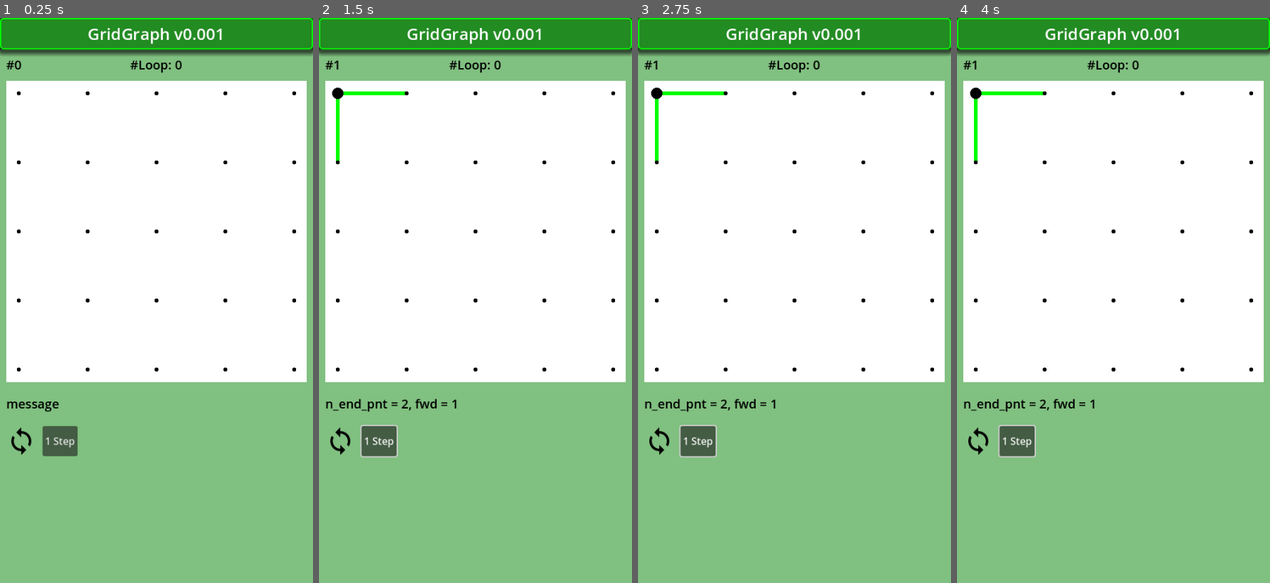
Above: before the commit, frames 1-4 (left to right).
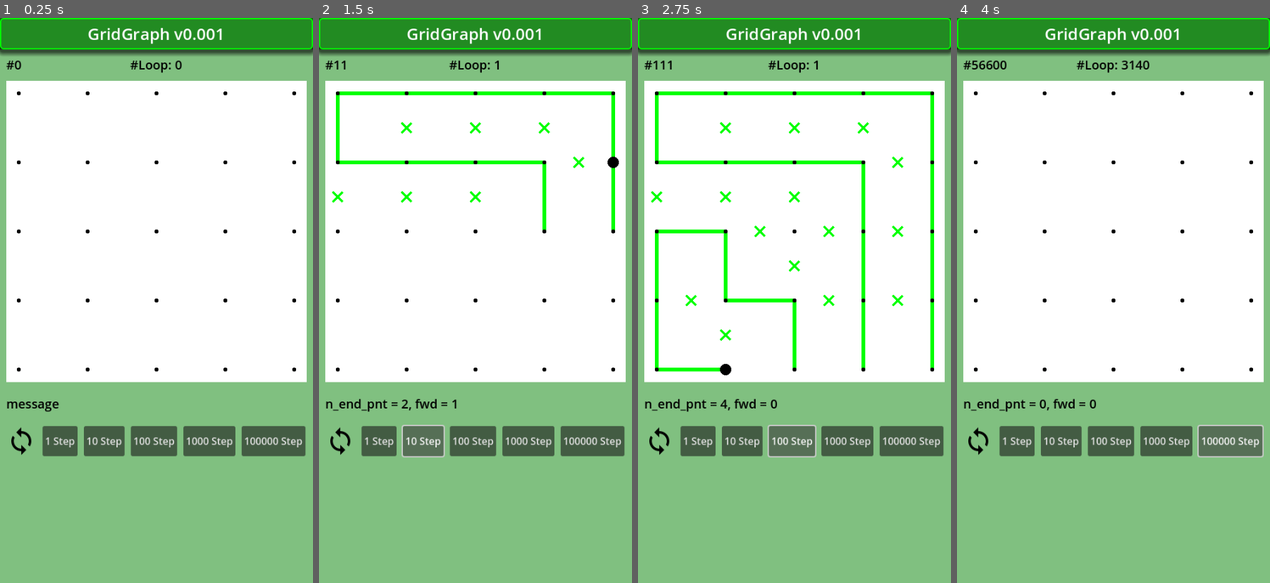
Above: after the commit, the same moments.

Repository: vivisuke/GridGraph
Game: Godot game, scene res://main.tscn
Two runs of this game, one before a commit and one after it. Both use one fixed random seed, a clock stepped at 60 frames per second and the inputs below.
Inputs (mouse positions are in pixels of both pictures, inside the frame that each line leads up to):
- Up to frame 1 (0.25 s): no input
- Up to frame 2 (1.5 s): click "1 Step" at 0.5 s; click (422, 441) at 1.25 s, where only the run after the commit has a clickable "10 Step"
- Up to frame 3 (2.75 s): click (791, 441) at 2 s, where only the run after the commit has a clickable "100 Step"
- Up to frame 4 (4 s): click (1166, 441) at 2.75 s, where only the run after the commit has a clickable "1000 Step"; click (1229, 441) at 3.5 s, where only the run after the commit has a clickable "100000 Step"

The runs differ from the first frame. In frame 1, 3.5% of the frame differs, in the area x 26-98%, y 72-78%; in frame 2, 5.6%; in frame 3, 7.7%, in the area x 4-98%, y 7-78%; in frame 4, 4.5%.

Commit message:
0044 ◎ C 03/23 03/24 0.001│ToDo│10, 100, 1000 Step ボタン追加

Diff:
--- a/GridGraph/main.tscn
+++ b/GridGraph/main.tscn
@@ -88,5 +88,25 @@
 layout_mode = 2
 text = "1 Step"
 
+[node name="Step10Button" type="Button" parent="HBC1"]
+layout_mode = 2
+text = "10 Step"
+
+[node name="Step100Button" type="Button" parent="HBC1"]
+layout_mode = 2
+text = "100 Step"
+
+[node name="Step1000Button" type="Button" parent="HBC1"]
+layout_mode = 2
+text = "1000 Step"
+
+[node name="Step10000Button" type="Button" parent="HBC1"]
+layout_mode = 2
+text = "100000 Step"
+
 [connection signal="pressed" from="HBC1/RestartButton" to="." method="_on_restart_button_pressed"]
 [connection signal="pressed" from="HBC1/Step1Button" to="." method="_on_step_1_button_pressed"]
+[connection signal="pressed" from="HBC1/Step10Button" to="." method="_on_step_10_button_pressed"]
+[connection signal="pressed" from="HBC1/Step100Button" to="." method="_on_step_100_button_pressed"]
+[connection signal="pressed" from="HBC1/Step1000Button" to="." method="_on_step_1000_button_pressed"]
+[connection signal="pressed" from="HBC1/Step10000Button" to="." method="_on_step_10000_button_pressed"]
--- a/GridGraph/scripts/Board.gd
+++ b/GridGraph/scripts/Board.gd
@@ -222,7 +222,7 @@
 	clear_edges()
 func find_all_loop_SBS():
 	if finished: return
-	check_wall()
+	#check_wall()
 	n_step += 1
 	is_loop = false
 	if fwd:		# 末端に向かって探索中
@@ -258,7 +258,7 @@
 					make_v_unlink(ix)
 				else:
 					pass
-			check_wall()
+			#check_wall()
 		else:	# バックトラッキング中
 			if h_link[ix] == LINKED && v_link[ix] == LINKED:
 				unmake_v_link(ix)
@@ -269,16 +269,15 @@
 			else:
 				if h_link[ix] == UNLINKED: unmake_h_unlink(ix)
 				if v_link[ix] == UNLINKED: unmake_v_unlink(ix)
-			check_wall()
+			#check_wall()
 	elif ul_degree[ix] == 1:			# 上・左 片方のみ接続済みの場合
 		if fwd:
 			if h_link[ix] == EMPTY:
-				var m0 = mate[ix]
-				#var m1 = mate[ix+1]
+
 				make_h_link(ix)
 				if v_link[ix] == EMPTY:		# 下端でない場合
 					make_v_unlink(ix)
-				if mate[ix] == 0 && mate[ix+1] == 0 && m0 == ix+1:
+				if mate[ix] == 0 && mate[ix+1] == 0:
 					if n_end_pnt == 0:	# 閉路
 						print("loop found.")
 						is_loop = true
@@ -289,7 +288,7 @@
 				make_v_link(ix)
 			else:
 				fwd = false
-			check_wall()
+			#check_wall()
 		else:
 			if h_link[ix] == LINKED:
 				unmake_h_link(ix)
@@ -305,16 +304,16 @@
 					unmake_h_unlink(ix)
 				if v_link[ix] == LINKED:
 					unmake_v_link(ix)
-			check_wall()
+			#check_wall()
 	elif ul_degree[ix] == 2:			# 上・左 両方接続済みの場合
 		if fwd:
 			if h_link[ix] == EMPTY: make_h_unlink(ix)
 			if v_link[ix] == EMPTY: make_v_unlink(ix)
-			check_wall()
+			#check_wall()
 		else:
 			if h_link[ix] == UNLINKED: unmake_h_unlink(ix)
 			if v_link[ix] == UNLINKED: unmake_v_unlink(ix)
-			check_wall()
+			#check_wall()
 #
 func print_mate():
 	print("n_end_pnt = %d, mate:" % n_end_pnt)
--- a/GridGraph/scripts/main.gd
+++ b/GridGraph/scripts/main.gd
@@ -81,14 +81,19 @@
 	pass
 
 func _input(event):
-	if event is InputEventKey && event.is_pressed():
-		_on_step_1_button_pressed()
+	#if event is InputEventKey && event.is_pressed():
+	#	_on_step_1_button_pressed()
+	pass
 
-func _on_step_1_button_pressed():
-	bd.find_all_loop_SBS()
+func do_step(n):
+	var start = Time.get_ticks_msec()
+	for i in range(n):
+		bd.find_all_loop_SBS()
+		if bd.finished: break
+	var end = Time.get_ticks_msec()
 	bd.print_board()
 	bd.print_degree()
-	bd.print_count()
+	#bd.print_count()
 	bd.print_mate()
 	$NStepLabel.text = "#%d" % bd.n_step
 	$NLoopLabel.text = "#Loop: %d" % bd.n_looped
@@ -98,8 +103,17 @@
 	$Board/Grid.sx = bd.sx
 	$Board/Grid.sy = bd.sy
 	$Board/Grid.queue_redraw()
-	pass # Replace with function body.
-
+	print("dur = %d msec" % (end - start))
+func _on_step_1_button_pressed():
+	do_step(1)
+func _on_step_10_button_pressed():
+	do_step(10)
+func _on_step_100_button_pressed():
+	do_step(100)
+func _on_step_1000_button_pressed():
+	do_step(1000)
+func _on_step_10000_button_pressed():
+	do_step(100000)
 
 func _on_restart_button_pressed():
 	bd.init_find_all_loop()
Not shown, changed: GridGraph.spr
